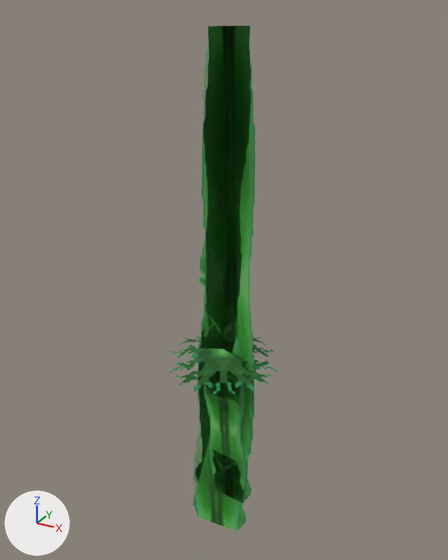
The glTF model site/public/sm64ds/models/obj_wakame.glb, before and after one commit.
Rendered twice from a 50 mm camera at (45.6, -82.5, 80.4) aimed at (-1.2, 2.5, 37.9). Every picture has the same lights, and +X, +Y and +Z are marked at lower left. The first picture is the older version. Vertices at exactly the same position are counted once.

Names of what the first picture shows: 'obj_wakame'.
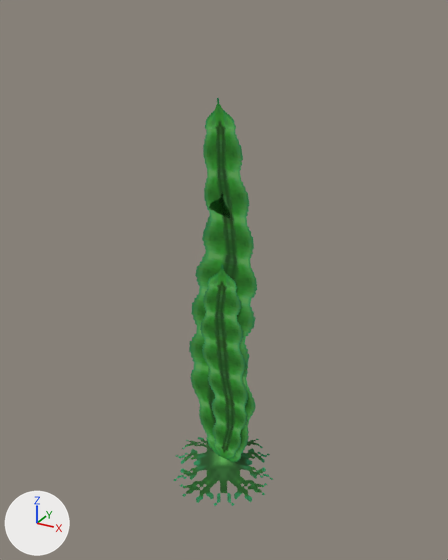
Changed parts and their boxes [x1, y1, x2, y2] in the pictures (448 x 560 px; the box of a moved part takes in the faces that stretch with it):
'obj_wakame', reshaped (7% narrower, 19% shorter)
    before: [169, 26, 277, 531]
    after: [173, 98, 273, 506]
part 1 of me_obj_wakame, moved or reshaped
    before: [169, 336, 277, 394]
    after: [173, 437, 273, 506]
part 2 of me_obj_wakame, rebuilt (22% narrower, 61% shorter)
    before: [193, 26, 255, 531]
    after: [200, 265, 248, 460]
part 3 of me_obj_wakame, moved or reshaped
    before: [199, 143, 256, 503]
    after: [189, 98, 257, 462]

What changed in the scene script:
```text
Change me_obj_wakame:
    used by ob_obj_wakame; location = (0.0, 0.0, 0.0)
    remove me_obj_wakame.from_pydata(...)  # 39 vertices, 32 faces; spans x -13.5..13.5, y -13.5..13.5, z -15.2..78.1
    add me_obj_wakame.from_pydata(...)  # 38 vertices, 32 faces; spans x -13.5..13.5, y -13.5..13.5, z 0.0..68.6
    me_obj_wakame part 1: the loose piece of 5 vertices spanning x -13.5..13.5, y -13.5..13.5, z 23.4..26.0 is moved by (0.0, 0.0, -23.4)
    me_obj_wakame part 2: the loose piece of 12 vertices spanning x -7.8..6.8, y 0.0, z -15.2..78.1 is rebuilt with 10 vertices and now spans x -5.0..5.6, y -0.2, z 0.7..42.3
    me_obj_wakame part 3
    18 vertices are removed from x -5.0..6.8, y -0.2..0.0, z -6.6..62.0
    18 faces are deleted
    19 vertices are added at x -7.8..6.8, y 0.0, z 4.8..68.6
    20 new faces join them
```
